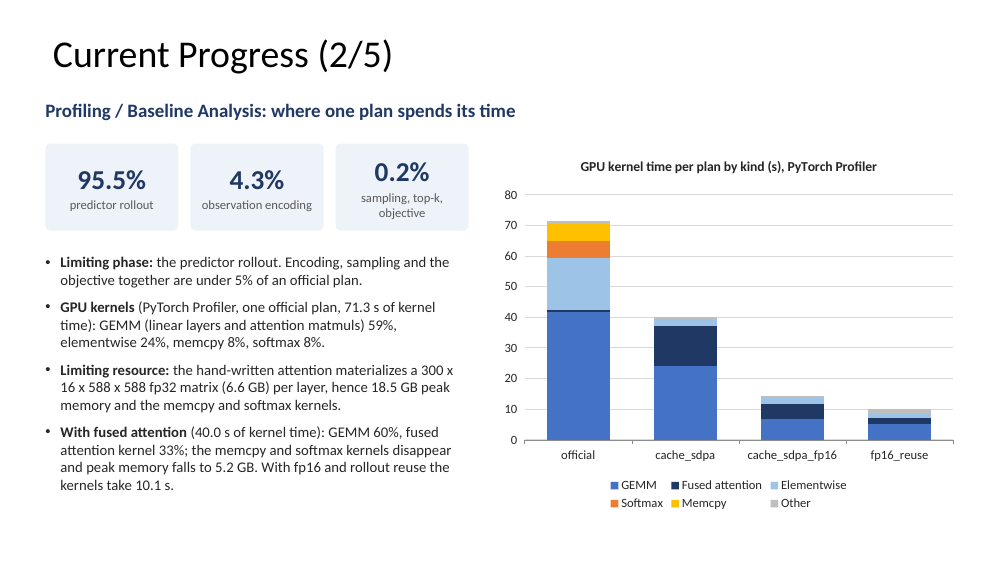
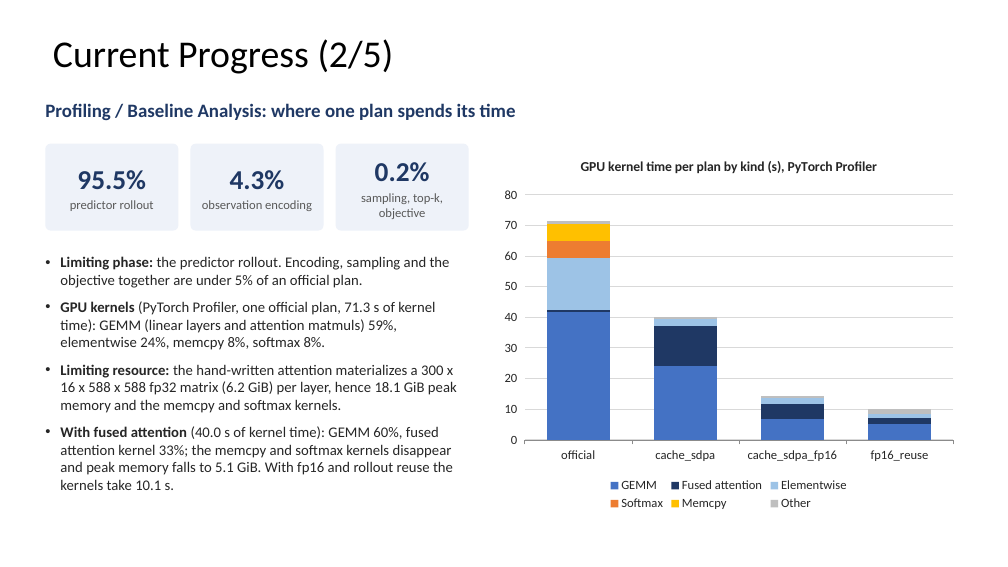
Before and after one commit to WT-MM/hpml-wm-planning, a slide deck: slide 5 of docs/HPML_Midpoint_Report_Team28.pptx. Drawn at 1008x567 pixels with LibreOffice and Linux fonts; fonts in the diff are those of the drawing. Boxes give left, top, right and bottom in pixels: in the first picture for what was removed or moved away, otherwise in the second. Text is boxed around its words. In the diff, an @@ line names an element or a change of style, - is before the commit and + after.

```diff
--- a/docs/HPML_Midpoint_Report_Team28.pptx
+++ b/docs/HPML_Midpoint_Report_Team28.pptx
@@ text at box(60, 364, 457, 490): text changed @@
-• Limiting resource: the hand-written attention materializes a 300 x 16 x 588 x 588 fp32 matrix (6.6 GB) per layer, hence 18.5 GB peak memory and the memcpy and softmax kernels.
-• With fused attention (40.0 s of kernel time): GEMM 60%, fused attention kernel 33%; the memcpy and softmax kernels disappear and peak memory falls to 5.2 GB. With fp16 and rollout reuse the kernels take 10.1 s.
+• Limiting resource: the hand-written attention materializes a 300 x 16 x 588 x 588 fp32 matrix (6.2 GiB) per layer, hence 18.1 GiB peak memory and the memcpy and softmax kernels.
+• With fused attention (40.0 s of kernel time): GEMM 60%, fused attention kernel 33%; the memcpy and softmax kernels disappear and peak memory falls to 5.1 GiB. With fp16 and rollout reuse the kernels take 10.1 s.
```
Also in this commit, not shown: 5 other slides changed, 14 other files.
